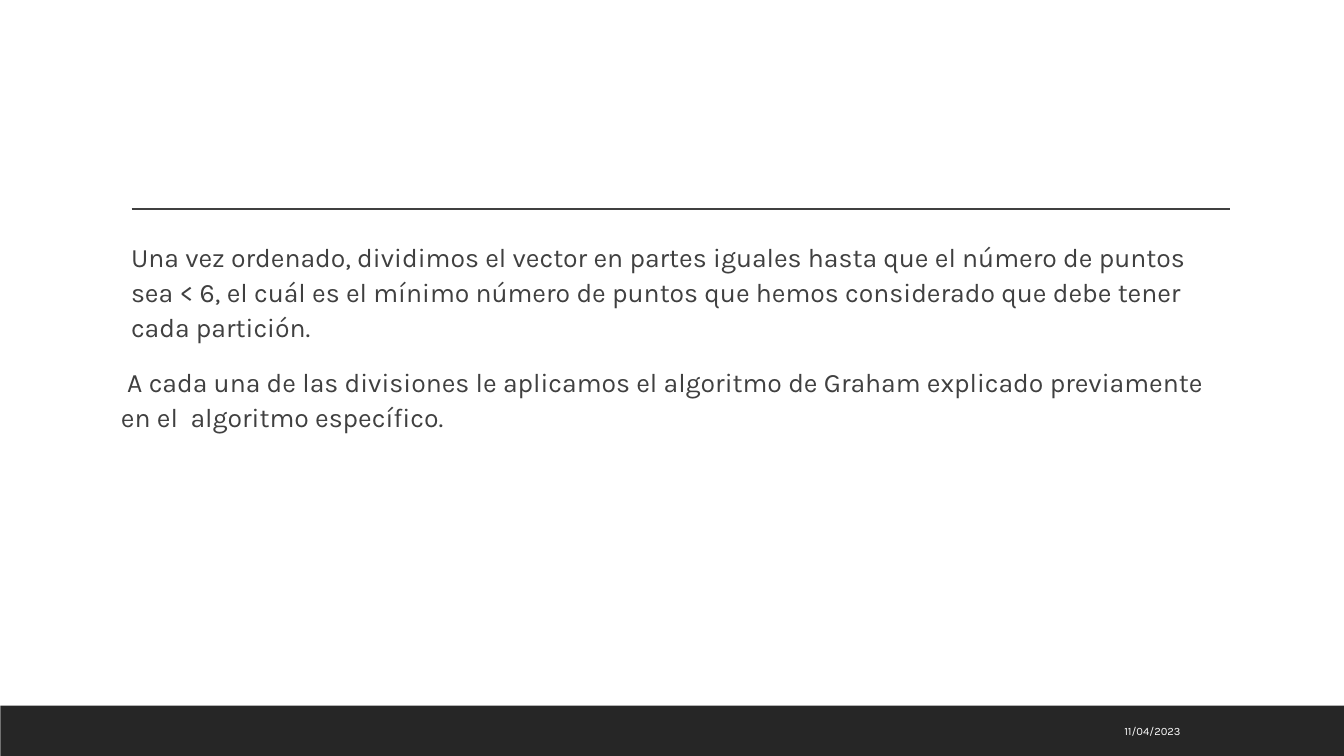
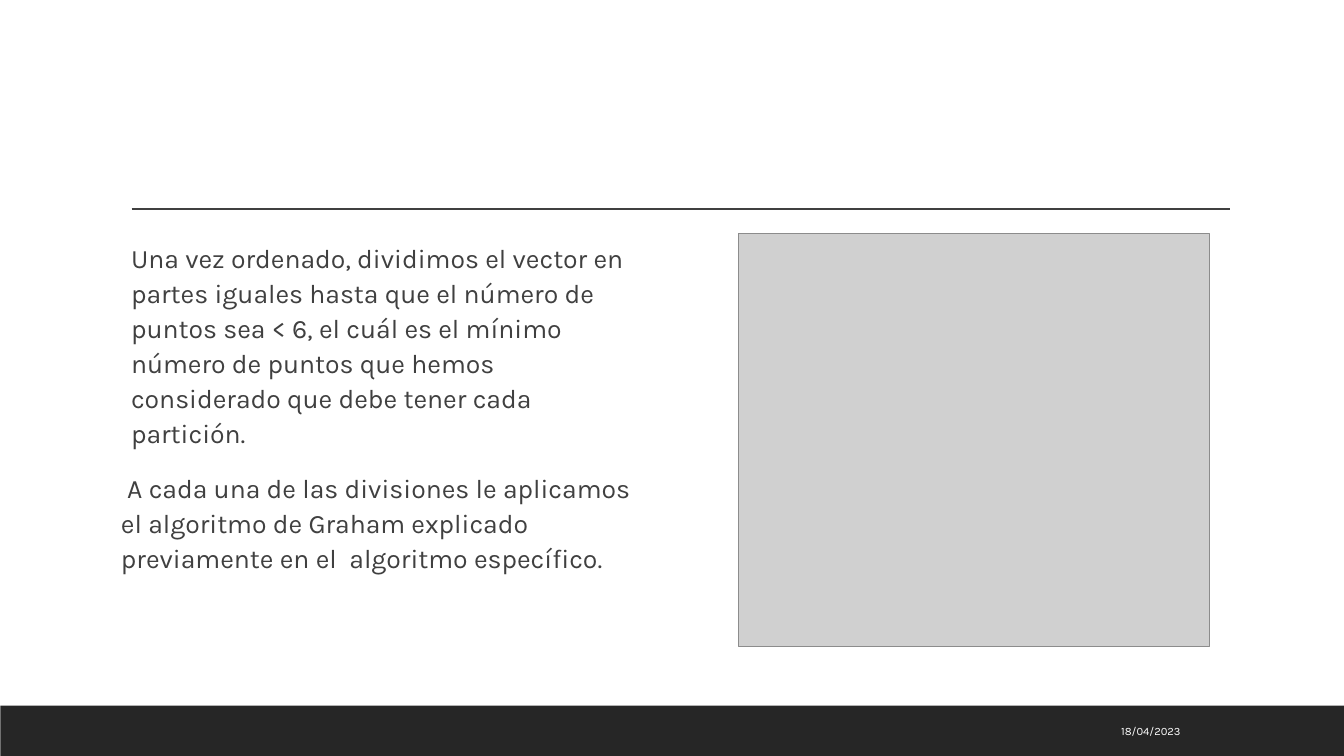
Before and after one commit to MarioLndz/Practica2DyV, a slide deck: slide 26 of PresentaciónPráctica2.pptx (slide 31 before the commit). Drawn at 1344x756 pixels with LibreOffice and Linux fonts; fonts in the diff are those of the drawing; grey boxes stand for pictures. Boxes give left, top, right and bottom in pixels: in the first picture for what was removed or moved away, otherwise in the second. Text is boxed around its words. In the diff, an @@ line names an element or a change of style, - is before the commit and + after.

```diff
--- a/PresentaciónPráctica2.pptx
+++ b/PresentaciónPráctica2.pptx
@@ text "Una vez ordenado, dividimos el ..." rewrapped from [121, 247, 1203, 434] to [121, 249, 630, 575] @@
@@ picture added at [739, 234, 1210, 647] @@
@@ text at [1121, 727, 1180, 736]: text changed @@
-11/04/2023
+18/04/2023
```
Also in this commit, not shown: 35 other slides changed, 2 slides added, 11 slides removed.
